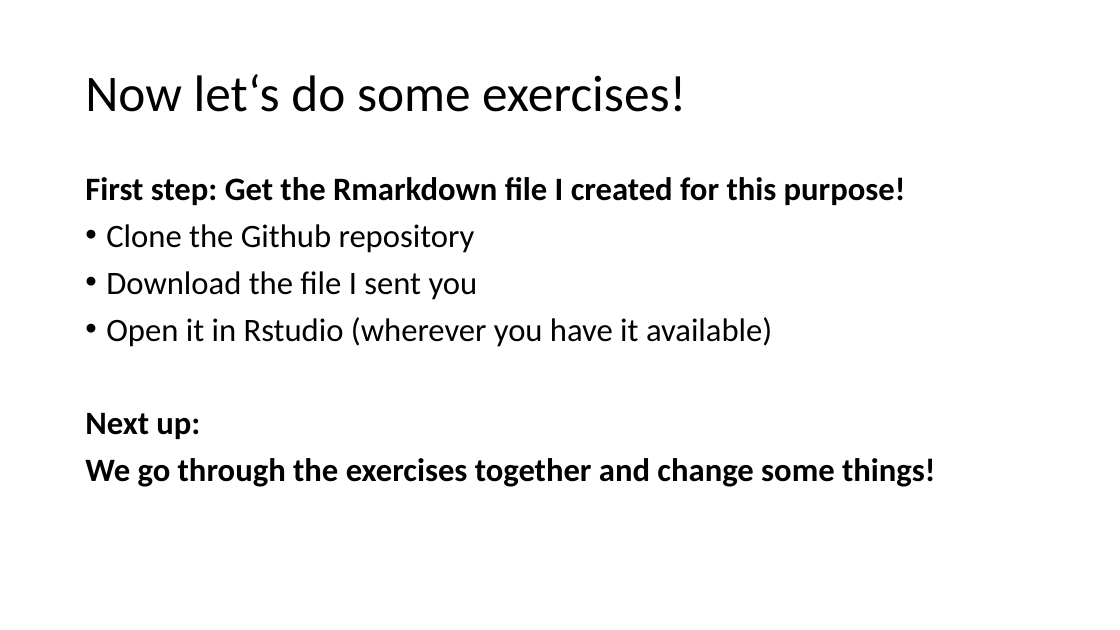
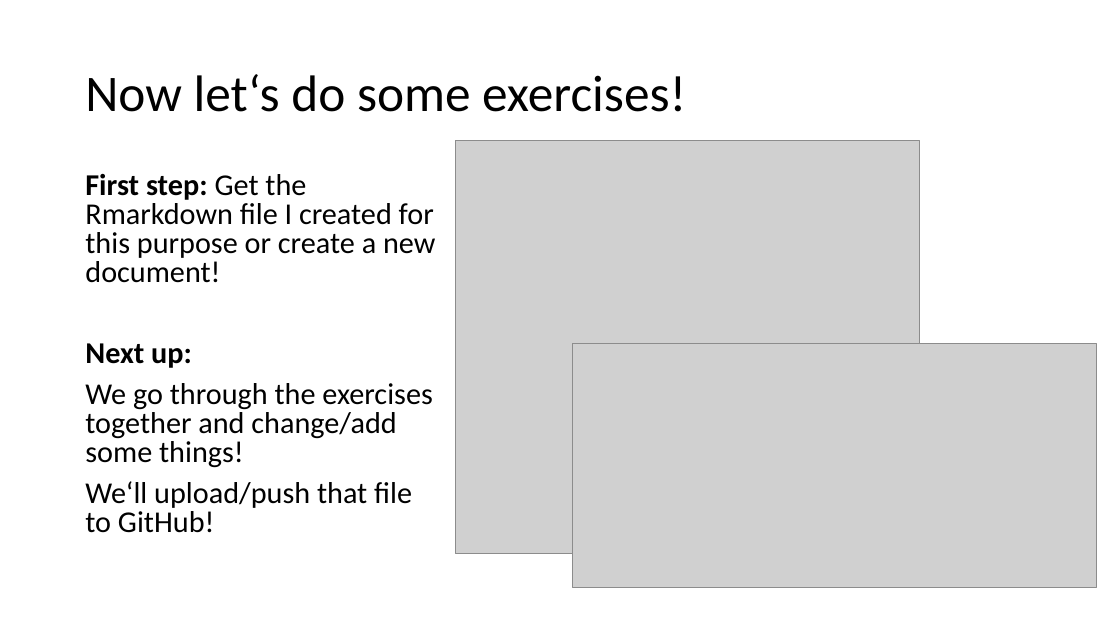
Before and after one commit to helenahartmann/git_intro, a slide deck: slide 9 of SBL_repro_workshop.pptx. Drawn at 1120x630 pixels with LibreOffice and Linux fonts; fonts in the diff are those of the drawing; grey boxes stand for pictures. Boxes give left, top, right and bottom in pixels: in the first picture for what was removed or moved away, otherwise in the second. Text is boxed around its words. In the diff, an @@ line names an element or a change of style, - is before the commit and + after.

```diff
--- a/SBL_repro_workshop.pptx
+++ b/SBL_repro_workshop.pptx
@@ picture added at (455,141,919,555) @@
@@ text at (85,174,435,283): text changed; size 28 to 25.9 pt @@
-First step: Get the Rmarkdown file I created for this purpose!
-• Clone the Github repository
-• Download the file I sent you
-• Open it in Rstudio (wherever you have it available)
+First step: Get the Rmarkdown file I created for this purpose or create a new document!
@@ text at (85,343,192,368): size 28 to 25.9 pt in "Next up:"; line spacing 0.9 to 0.8 @@
@@ picture added at (573,344,1096,587) @@
@@ text at (85,383,432,533): text changed; size 28 to 25.9 pt; bold off @@
-We go through the exercises together and change some things!
+We go through the exercises together and change/add some things!
+We‘ll upload/push that file to GitHub!
```
Also in this commit, not shown: 2 other slides changed, 1 slide removed, 3 other files.
